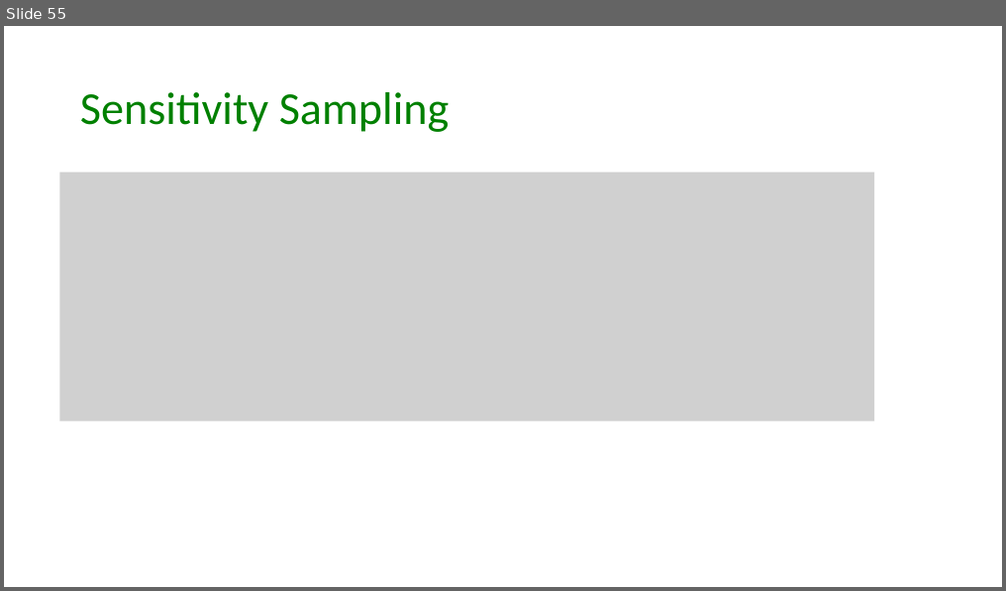
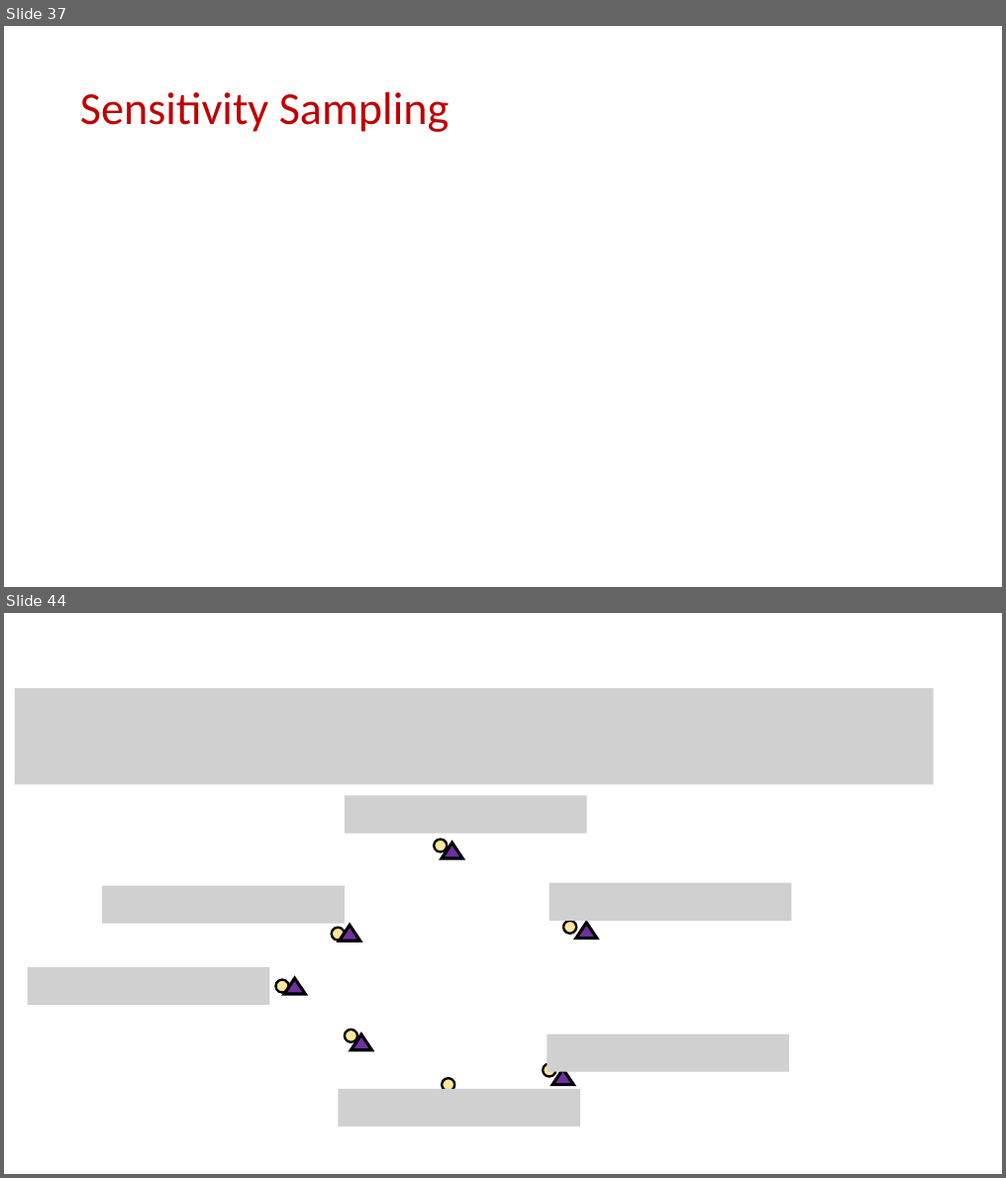
Before and after one commit to samsonzhou/samsonzhou.github.io, a slide deck: CSCE689-23/L22.pptx. Shown one above the other, each under a label of ours: slide 55 before the commit, slides 37 and 44 after it; the slides between them are not shown. The pictures are 1006x591 and 1006x1178 pixels, drawn with LibreOffice and Linux fonts; fonts in the diff are those of the drawing; grey boxes stand for pictures. Boxes give left, top, right and bottom in pixels: in the first picture for what was removed or moved away, otherwise in the second. Text is boxed around its words. In the diff, an @@ line names an element or a change of style, - is before the commit and + after.

```diff
--- a/CSCE689-23/L22.pptx
+++ b/CSCE689-23/L22.pptx
@@ slide 44 added at (x1=4, y1=613, x2=1002, y2=1174), background #FFFFFF @@
@@ picture added at (x1=15, y1=688, x2=933, y2=785) @@
@@ picture added at (x1=345, y1=796, x2=587, y2=833) @@
@@ ellipse added at (x1=434, y1=839, x2=447, y2=852), fill #FFE699, outline #000000 2.25 pt @@
@@ triangle added at (x1=442, y1=843, x2=463, y2=859), fill #7030A0, outline #000000 3 pt @@
@@ picture added at (x1=102, y1=886, x2=345, y2=924) @@
@@ picture added at (x1=549, y1=883, x2=792, y2=921) @@
@@ ellipse added at (x1=331, y1=928, x2=344, y2=940), fill #FFE699, outline #000000 2.25 pt @@
@@ triangle added at (x1=340, y1=925, x2=360, y2=941), fill #7030A0, outline #000000 3 pt @@
@@ ellipse added at (x1=563, y1=921, x2=576, y2=934), fill #FFE699, outline #000000 2.25 pt @@
@@ triangle added at (x1=576, y1=923, x2=597, y2=939), fill #7030A0, outline #000000 3 pt @@
@@ picture added at (x1=27, y1=967, x2=269, y2=1005) @@
@@ ellipse added at (x1=275, y1=980, x2=288, y2=992), fill #FFE699, outline #000000 2.25 pt @@
@@ triangle added at (x1=284, y1=978, x2=305, y2=994), fill #7030A0, outline #000000 3 pt @@
@@ ellipse added at (x1=345, y1=1030, x2=357, y2=1043), fill #FFE699, outline #000000 2.25 pt @@
@@ triangle added at (x1=351, y1=1035, x2=372, y2=1051), fill #7030A0, outline #000000 3 pt @@
@@ picture added at (x1=547, y1=1035, x2=789, y2=1072) @@
@@ ellipse added at (x1=442, y1=1078, x2=454, y2=1091), fill #FFE699, outline #000000 2.25 pt @@
@@ ellipse added at (x1=543, y1=1064, x2=555, y2=1077), fill #FFE699, outline #000000 2.25 pt @@
@@ triangle added at (x1=552, y1=1069, x2=573, y2=1085), fill #7030A0, outline #000000 3 pt @@
@@ picture added at (x1=338, y1=1089, x2=580, y2=1127) @@
@@ what was slide 55 is now slide 37 @@
@@ slide 37 changed as well @@
@@ title "Sensitivity Sampling" at (x1=80, y1=92, x2=450, y2=132): text colour #008000 to #C00000 @@
@@ picture removed at (x1=60, y1=172, x2=874, y2=421) @@
```
Also in this commit, not shown: 23 other slides added, 35 slides removed, 2 other files.
